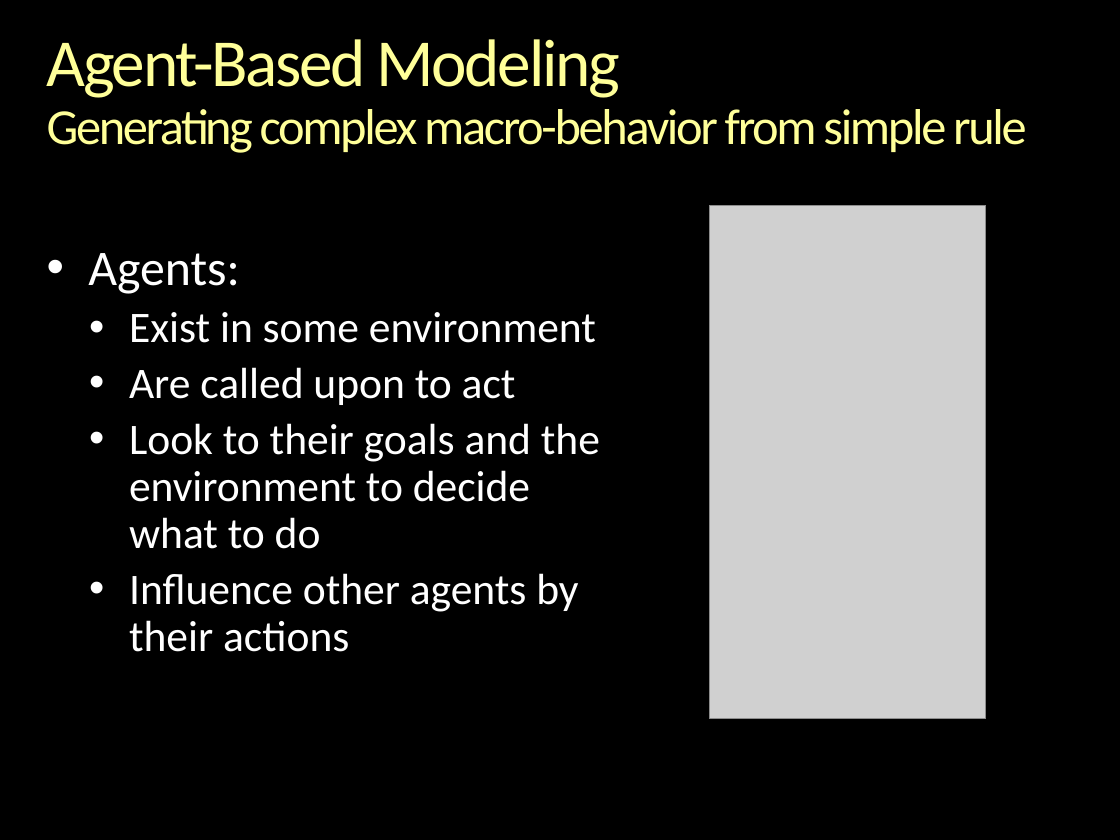
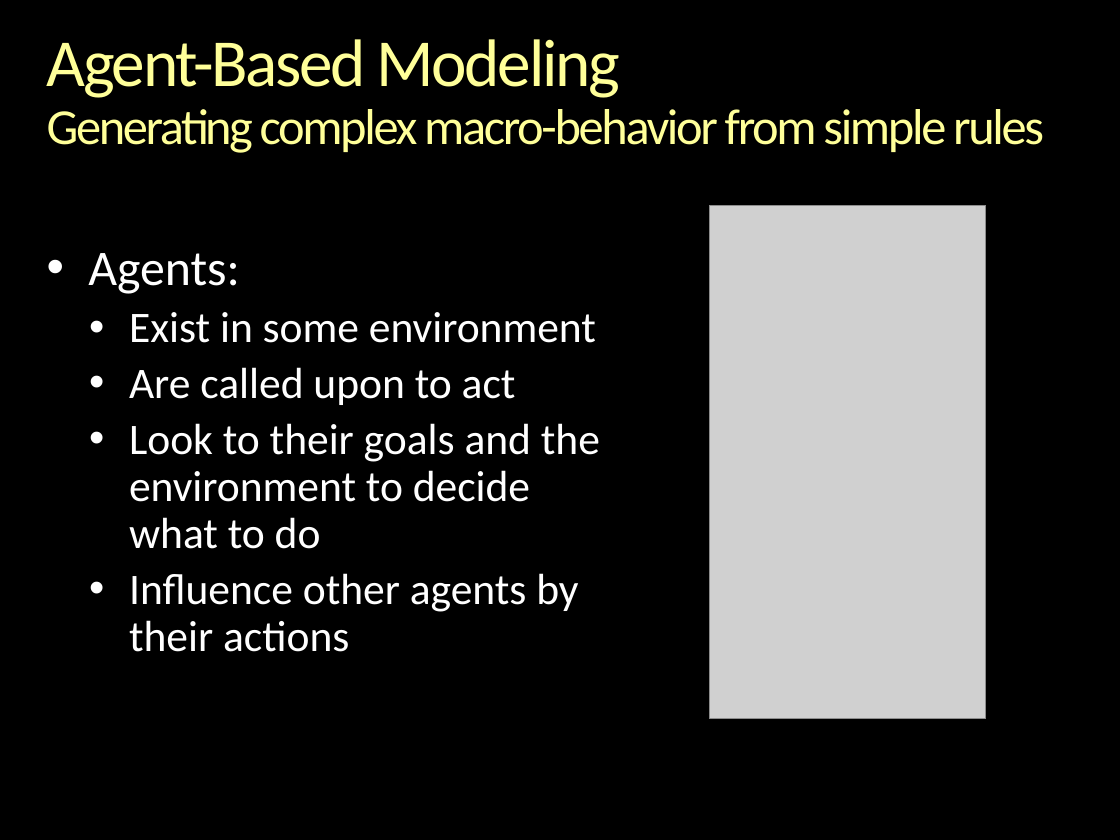
Before and after one commit to gcallah/indras_net, a slide deck: slide 9 of docs/ABMsAsAlgebraic.pptx. Drawn at 1120x840 pixels with LibreOffice and Linux fonts; fonts in the diff are those of the drawing; grey boxes stand for pictures; background and template pictures are left out. Boxes give left, top, right and bottom in pixels: in the first picture for what was removed or moved away, otherwise in the second. Text is boxed around its words. In the diff, an @@ line names an element or a change of style, - is before the commit and + after.

```diff
--- a/docs/ABMsAsAlgebraic.pptx
+++ b/docs/ABMsAsAlgebraic.pptx
@@ title at <box>47,39,1044,153</box>: text changed @@
-Agent-Based Modeling
-Generating complex macro-behavior from simple rule
+Agent-Based Modeling
+Generating complex macro-behavior from simple rules
```
Also in this commit, not shown: 5 other slides changed, 1 slide added, 1 slide removed.
